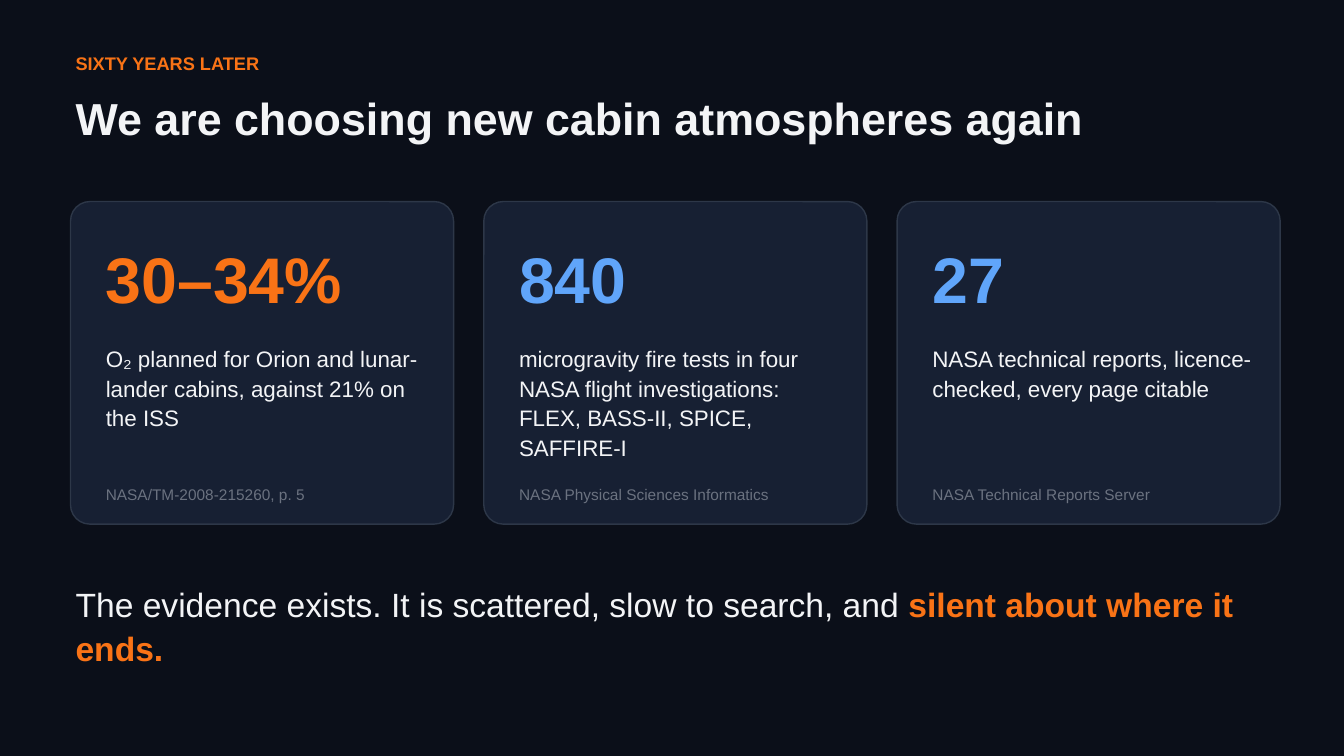
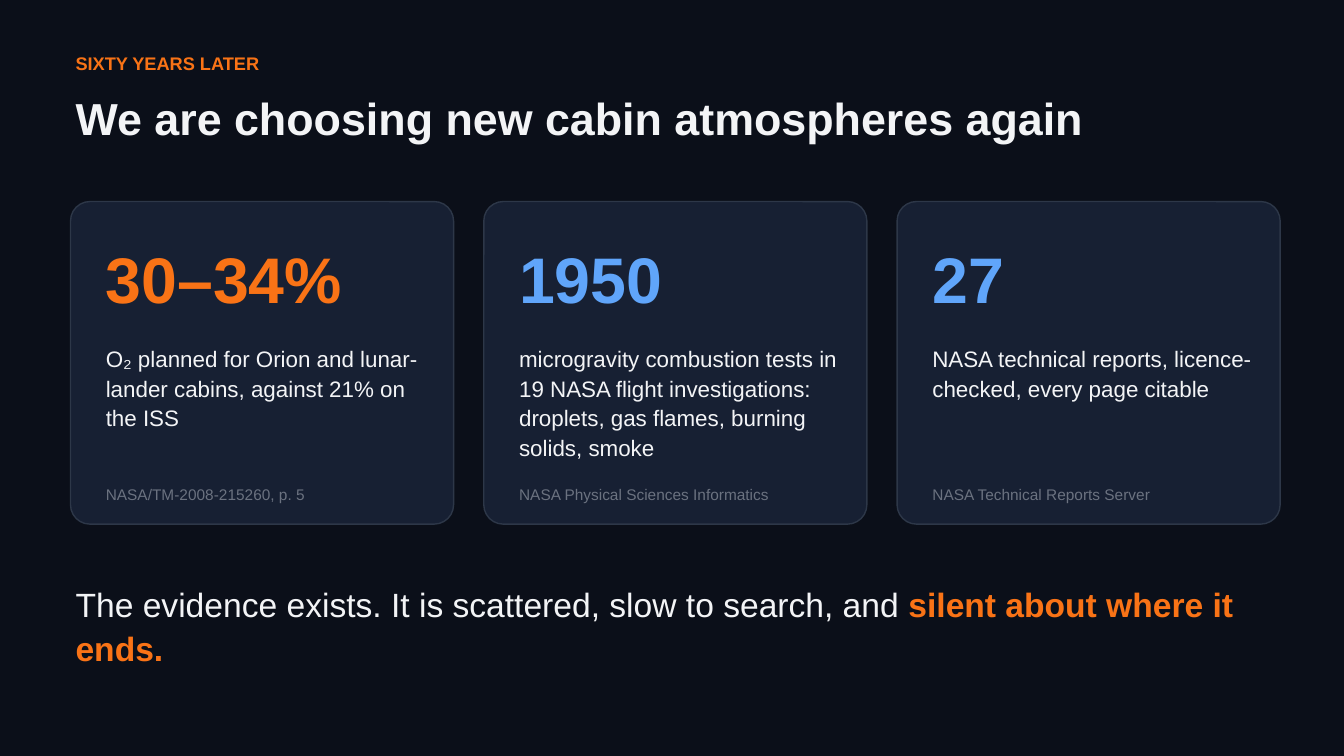
Before and after one commit to FCDS-College/Nasa, a slide deck: slide 2 of docs/presentations/flame-in-freefall-3min-pitch.pptx. Drawn at 1344x756 pixels with LibreOffice and Linux fonts; fonts in the diff are those of the drawing. Boxes give left, top, right and bottom in pixels: in the first picture for what was removed or moved away, otherwise in the second. Text is boxed around its words. In the diff, an @@ line names an element or a change of style, - is before the commit and + after.

```diff
--- a/docs/presentations/flame-in-freefall-3min-pitch.pptx
+++ b/docs/presentations/flame-in-freefall-3min-pitch.pptx
@@ text at (x1=519, y1=258, x2=662, y2=304): text changed @@
-840
+1950
@@ text at (x1=519, y1=350, x2=836, y2=459): text changed @@
-microgravity fire tests in four NASA flight investigations: FLEX, BASS-II, SPICE, SAFFIRE-I
+microgravity combustion tests in 19 NASA flight investigations: droplets, gas flames, burning solids, smoke
```
Also in this commit, not shown: 3 other slides changed, 10 other files.
